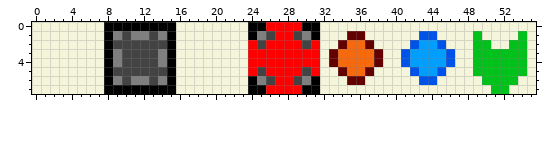
One commit to this pixel-art sprite: ressources/Textures/SolarFoxMap.png. Above, as it was before the edit.
The file is 56x8 pixels.
New version:
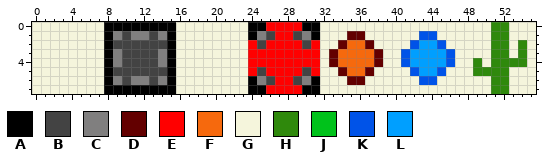
Palette (. is transparent): A #000000  B #434343  C #807f7f  D #630000  E #ff0000  F #f6690d  G #f5f5dc  H #2f890c  J #00c21b  K #0053e8  L #009fff
The edit:
Changed rows in their new state; - is an unchanged pixel.
first column x 49:
0 --HH--
1 G-HH-G
2 GGHHGH
3 GGHHGH
4 HGHHHH
5 HHHHGG
6 -GHHG-
7 --HH--
Where, in picture pixels (left, top, right, bottom), the same in both pictures:
changed: (473, 22, 527, 94)
